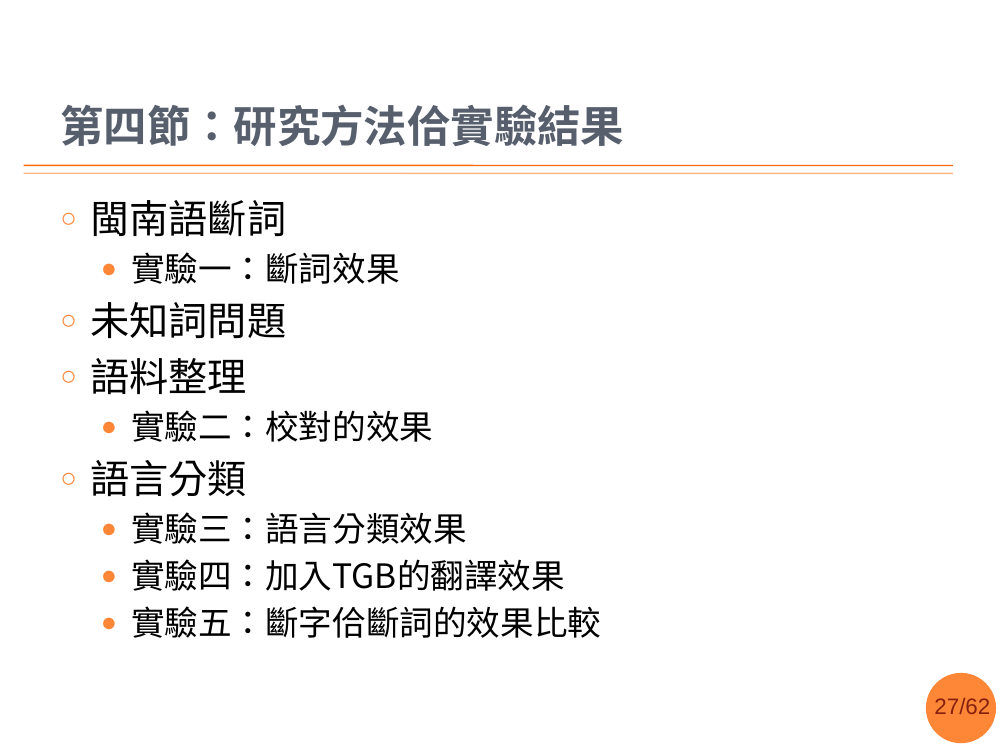
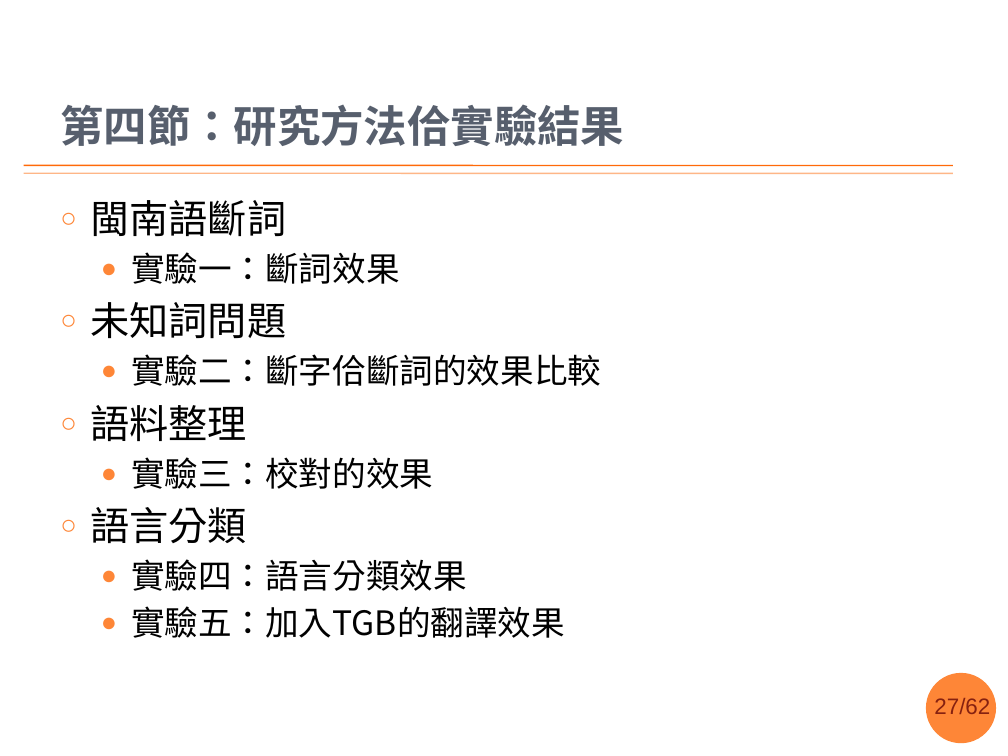
Before and after one commit to sih4sing5hong5/po3-ko3_tau5-iann2-phinn3, a slide deck: slide 27 of 翻譯報告.pptx. Drawn at 1008x756 pixels with LibreOffice and Linux fonts; fonts in the diff are those of the drawing; background and template pictures are left out. Boxes give left, top, right and bottom in pixels: in the first picture for what was removed or moved away, otherwise in the second. Text is boxed around its words. In the diff, an @@ line names an element or a change of style, - is before the commit and + after.

```diff
--- a/翻譯報告.pptx
+++ b/翻譯報告.pptx
@@ text at [131, 354, 601, 386]: paragraph added @@
+  ● 實驗二：斷字佮斷詞的效果比較
@@ text at [131, 457, 433, 489]: text changed @@
-  ● 實驗二：校對的效果
+  ● 實驗三：校對的效果
@@ text at [131, 559, 565, 638]: text changed @@
-  ● 實驗三：語言分類效果
-  ● 實驗四：加入TGB的翻譯效果
-  ● 實驗五：斷字佮斷詞的效果比較
+  ● 實驗四：語言分類效果
+  ● 實驗五：加入TGB的翻譯效果
```
Also in this commit, not shown: 12 other slides changed, 1 other file.
